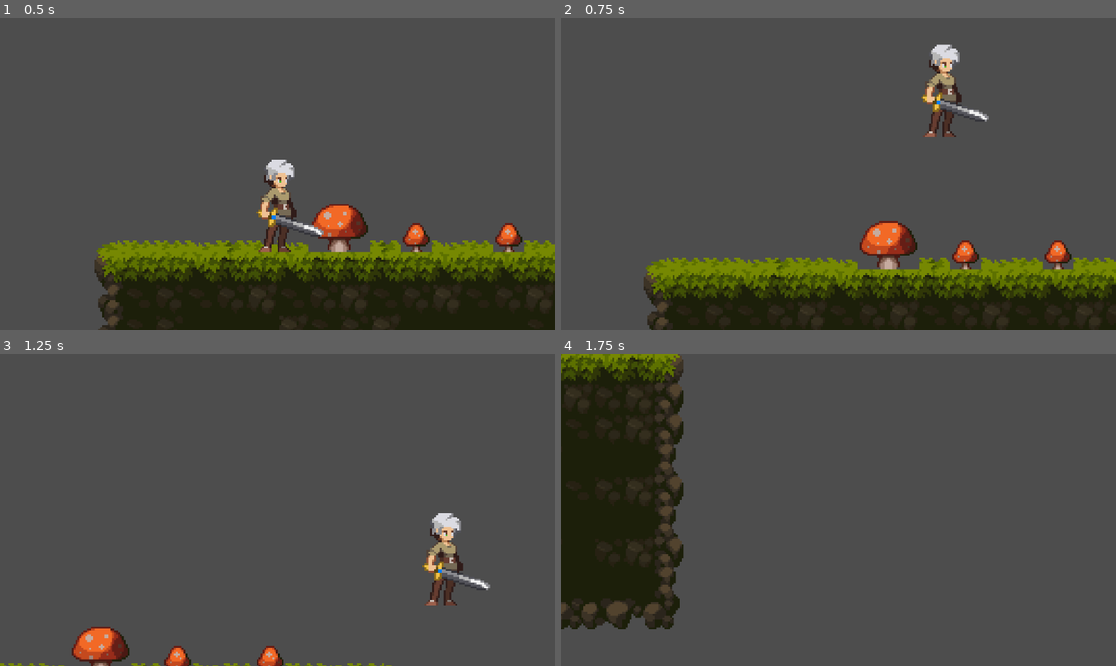
Above: before the commit, frames 1-4 (two rows, left to right).
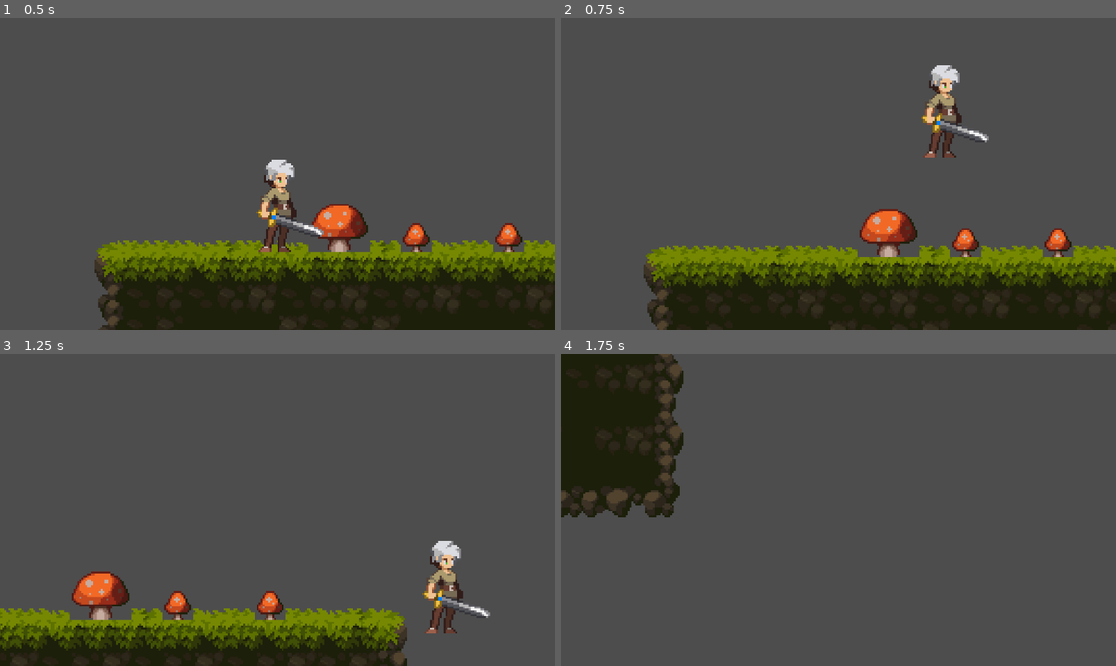
Above: after the commit, the same moments.

Repository: LJX2017/2D-Platformer
Game: Godot game, scene res://node_2d.tscn
Same seed, same stepped clock (60 frames per second), same inputs: the game is played once before the commit and once after it. The project has no main scene, so this scene is started directly.
Inputs:
- Up to frame 1 (0.5 s): no input
- Up to frame 2 (0.75 s): tap Enter (ui_accept) at 0.5, 0.6 s; hold Right (ui_right) from 0.53 s (still down)
- Up to frame 3 (1.25 s): keep holding Right (ui_right); tap Enter (ui_accept) at 0.77, 1.07 s
- Up to frame 4 (1.75 s): keep holding Right (ui_right); tap Enter (ui_accept) at 1.35, 1.52 s

Frame 1 is identical in both runs. In frame 2, 13% of the frame differs, in the area x 14-100%, y 8-100%; in frame 3, 16%, in the area x 0-89%, y 51-100%; in frame 4, 10%.

Commit message:
add double jump

Diff:
--- a/Characters/player.gd
+++ b/Characters/player.gd
@@ -2,17 +2,25 @@
 
 
 const SPEED = 300.0
-const JUMP_VELOCITY = -400.0
-
+const JUMP_VELOCITY = -300.0
+@export var double_jump_velocity: float = -250.0
+var has_double_jumped = false
 
 func _physics_process(delta: float) -> void:
 	# Add the gravity.
 	if not is_on_floor():
 		velocity += get_gravity() * delta
 
+	if is_on_floor():
+		has_double_jumped = false
+
 	# Handle jump.
-	if Input.is_action_just_pressed("ui_accept") and is_on_floor():
-		velocity.y = JUMP_VELOCITY
+	if Input.is_action_just_pressed("ui_accept"):
+		if is_on_floor():
+			velocity.y = JUMP_VELOCITY
+		elif !has_double_jumped:
+			velocity.y = double_jump_velocity
+			has_double_jumped = true
 
 	# Get the input direction and handle the movement/deceleration.
 	# As good practice, you should replace UI actions with custom gameplay actions.
